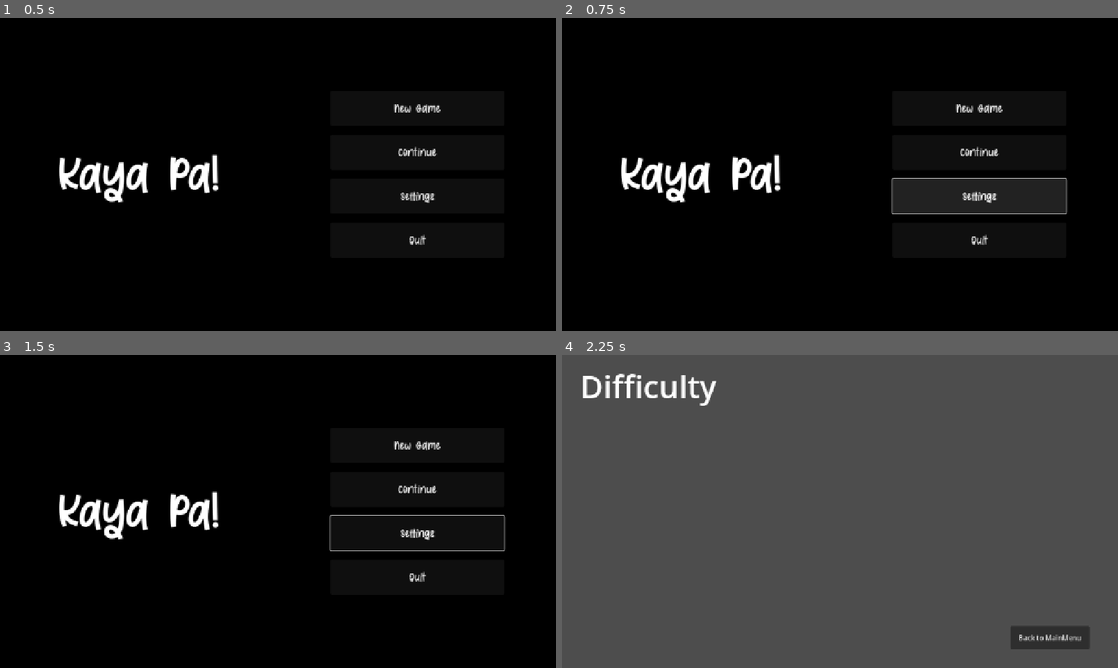
Above: before the commit, frames 1-4 (two rows, left to right).
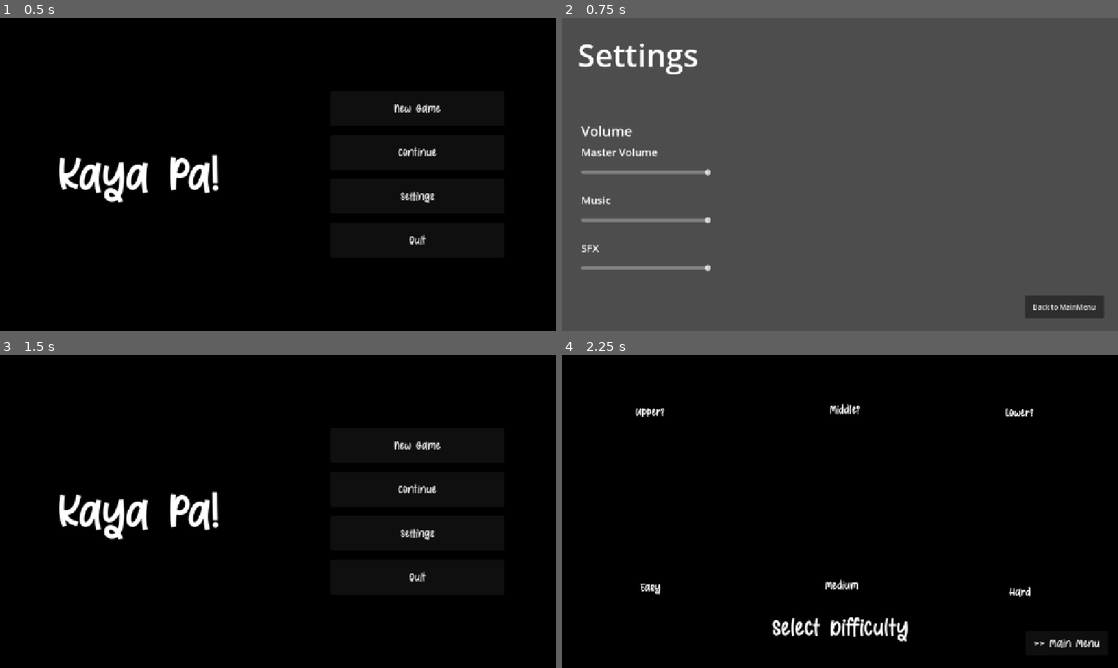
Above: after the commit, the same moments.

Repository: a22Dv/the-game
Game: Godot game, scene res://ui/main_menu/main_menu.tscn
Same seed, same stepped clock (60 frames per second), same inputs: the game is played once before the commit and once after it. Sound files missing from this copy of the repository are replaced by a short silence.
Inputs (mouse positions are in pixels of both pictures, inside the frame that each line leads up to):
- Up to frame 1 (0.5 s): no input
- Up to frame 2 (0.75 s): click "Settings" at 0.5 s
- Up to frame 3 (1.5 s): click (500, 642) at 1.25 s, where only the run after the commit has a clickable "Back to MainMenu"
- Up to frame 4 (2.25 s): click "New Game" at 2 s

Frame 1 is identical in both runs. In frame 2, 100% of the frame differs, in the area x 0-100%, y 0-100%; in frame 3, 0.2%; in frame 4, 100%.

Commit message:
Added draft difficulty screen.

Diff:
--- /dev/null
+++ b/game/select_difficulty/select_difficulty.gd
@@ -0,0 +1,15 @@
+extends Node2D
+
+@onready var back_btn: Button = $Control/Panel/Back
+func _ready() -> void:
+	AudioManager.play(
+		AudioManager.AudioEntry.MINUS_DREAMY,
+		AudioManager.AudioPlaybackType.FADE_IN_OUT_LOOP,
+		true,
+		true,
+		2.0
+	)
+	back_btn.button_down.connect(on_back)
+
+func on_back() -> void:
+	GlobalManager.pop_scene()
--- a/game/select_difficulty/select_difficulty.tscn
+++ b/game/select_difficulty/select_difficulty.tscn
@@ -1,10 +1,104 @@
-[gd_scene load_steps=2 format=3 uid="uid://7o1gcf1qk3u0"]
+[gd_scene load_steps=5 format=3 uid="uid://7o1gcf1qk3u0"]
 
 [ext_resource type="StyleBox" uid="uid://2o0fbcen3ov1" path="res://ui/main_menu/flat_panel_style.tres" id="1_ib7v8"]
+[ext_resource type="Script" uid="uid://bxpg0fjc0cx1l" path="res://game/select_difficulty/select_difficulty.gd" id="1_rdbg2"]
+[ext_resource type="PackedScene" uid="uid://dlifu1dy3fmmo" path="res://ui/generic_text/generic_text.tscn" id="2_6cgxw"]
+[ext_resource type="PackedScene" uid="uid://dsuqru0ekvk0c" path="res://ui/generic_button/generic_button.tscn" id="3_86u5p"]
 
 [node name="SelectDifficulty" type="Node2D"]
+script = ExtResource("1_rdbg2")
 
-[node name="Panel" type="Panel" parent="."]
+[node name="Control" type="Control" parent="."]
+layout_mode = 3
+anchors_preset = 0
 offset_right = 1280.0
 offset_bottom = 720.0
+
+[node name="Panel" type="Panel" parent="Control"]
+layout_mode = 1
+anchors_preset = 15
+anchor_right = 1.0
+anchor_bottom = 1.0
 theme_override_styles/panel = ExtResource("1_ib7v8")
+
+[node name="SelectDifficulty" parent="Control/Panel" instance=ExtResource("2_6cgxw")]
+layout_mode = 0
+offset_left = 440.0
+offset_top = 583.0
+offset_right = 842.0
+offset_bottom = 671.0
+theme_override_font_sizes/normal_font_size = 64
+text = "Select Difficulty"
+horizontal_alignment = 1
+vertical_alignment = 1
+
+[node name="Medium" parent="Control/Panel" instance=ExtResource("2_6cgxw")]
+layout_mode = 0
+offset_left = 558.0
+offset_top = 506.0
+offset_right = 730.0
+offset_bottom = 553.0
+text = "Medium"
+horizontal_alignment = 1
+vertical_alignment = 1
+
+[node name="Lower?" parent="Control/Panel" instance=ExtResource("2_6cgxw")]
+layout_mode = 0
+offset_left = 967.0
+offset_top = 109.0
+offset_right = 1139.0
+offset_bottom = 156.0
+text = "Lower?
+"
+horizontal_alignment = 1
+vertical_alignment = 1
+
+[node name="Middle?" parent="Control/Panel" instance=ExtResource("2_6cgxw")]
+layout_mode = 0
+offset_left = 565.0
+offset_top = 102.0
+offset_right = 737.0
+offset_bottom = 149.0
+text = "Middle?
+"
+horizontal_alignment = 1
+vertical_alignment = 1
+
+[node name="Upper?" parent="Control/Panel" instance=ExtResource("2_6cgxw")]
+layout_mode = 0
+offset_left = 117.0
+offset_top = 107.0
+offset_right = 289.0
+offset_bottom = 154.0
+text = "Upper?"
+horizontal_alignment = 1
+vertical_alignment = 1
+
+[node name="Easy" parent="Control/Panel" instance=ExtResource("2_6cgxw")]
+layout_mode = 0
+offset_left = 118.0
+offset_top = 511.0
+offset_right = 290.0
+offset_bottom = 558.0
+text = "Easy"
+horizontal_alignment = 1
+vertical_alignment = 1
+
+[node name="Hard" parent="Control/Panel" instance=ExtResource("2_6cgxw")]
+layout_mode = 0
+offset_left = 969.0
+offset_top = 522.0
+offset_right = 1141.0
+offset_bottom = 569.0
+text = "Hard"
+horizontal_alignment = 1
+vertical_alignment = 1
+
+[node name="Back" parent="Control/Panel" instance=ExtResource("3_86u5p")]
+custom_minimum_size = Vector2(20, 20)
+layout_mode = 0
+offset_left = 1068.0
+offset_top = 635.0
+offset_right = 1256.0
+offset_bottom = 691.0
+text = ">> Main Menu"
--- a/ui/generic_button/generic_button.gd
+++ /dev/null
@@ -1,8 +0,0 @@
-extends Button
-
-func _ready() -> void:
-	self.custom_minimum_size.x = 50
-	self.custom_minimum_size.y = 100
-	self.grow_horizontal = Control.GROW_DIRECTION_BOTH
-	self.grow_vertical = Control.GROW_DIRECTION_BOTH
-	pass
--- /dev/null
+++ b/ui/generic_text/generic_text.tscn
@@ -0,0 +1,10 @@
+[gd_scene load_steps=2 format=3 uid="uid://dlifu1dy3fmmo"]
+
+[ext_resource type="FontFile" uid="uid://dhy3vg0mk7frw" path="res://assets/fonts/Sweet Toffee.ttf" id="1_5iwqg"]
+
+[node name="GenericText" type="RichTextLabel"]
+offset_right = 40.0
+offset_bottom = 40.0
+theme_override_fonts/normal_font = ExtResource("1_5iwqg")
+theme_override_font_sizes/normal_font_size = 32
+text = "Text"
--- a/ui/main_menu/main_menu.gd
+++ b/ui/main_menu/main_menu.gd
@@ -29,10 +29,10 @@
 # Currently, new game and continue redirects to a new instance.
 # saving logic required for on_continue() to be functional.
 func on_newgame() -> void:
-	GlobalManager.push_scene("res://game/game.tscn")
+	GlobalManager.push_scene("res://game/select_difficulty/select_difficulty.tscn")
 func on_continue() -> void:
 	GlobalManager.push_scene("res://game/game.tscn")
 func on_settings() -> void:
-	GlobalManager.push_scene("res://ui/settings.tscn")
+	GlobalManager.push_scene("res://ui/settings/settings.tscn")
 func on_quit() -> void:
 	GlobalManager.quit()
--- a/ui/main_menu/main_menu.tscn
+++ b/ui/main_menu/main_menu.tscn
@@ -2,7 +2,7 @@
 
 [ext_resource type="Script" uid="uid://0vvtdhoj2rfv" path="res://ui/main_menu/main_menu.gd" id="1_uhj5c"]
 [ext_resource type="StyleBox" uid="uid://2o0fbcen3ov1" path="res://ui/main_menu/flat_panel_style.tres" id="2_i5wg5"]
-[ext_resource type="FontFile" uid="uid://dhy3vg0mk7frw" path="res://assets/fonts/Sweet Toffee.ttf" id="2_mu8pm"]
+[ext_resource type="PackedScene" uid="uid://dlifu1dy3fmmo" path="res://ui/generic_text/generic_text.tscn" id="3_i5wg5"]
 [ext_resource type="PackedScene" uid="uid://dsuqru0ekvk0c" path="res://ui/generic_button/generic_button.tscn" id="3_omy8q"]
 
 [node name="MainMenu" type="Node2D"]
@@ -32,10 +32,9 @@
 grow_horizontal = 2
 grow_vertical = 2
 
-[node name="RichTextLabel" type="RichTextLabel" parent="Control/Panel/HBoxContainer"]
+[node name="Title" parent="Control/Panel/HBoxContainer" instance=ExtResource("3_i5wg5")]
 layout_mode = 2
 size_flags_horizontal = 3
-theme_override_fonts/normal_font = ExtResource("2_mu8pm")
 theme_override_font_sizes/normal_font_size = 128
 text = "Kaya Pa!"
 horizontal_alignment = 1
Not shown, added: game/select_difficulty/select_difficulty.gd.uid
Not shown, removed: ui/generic_button/generic_button.gd.uid
